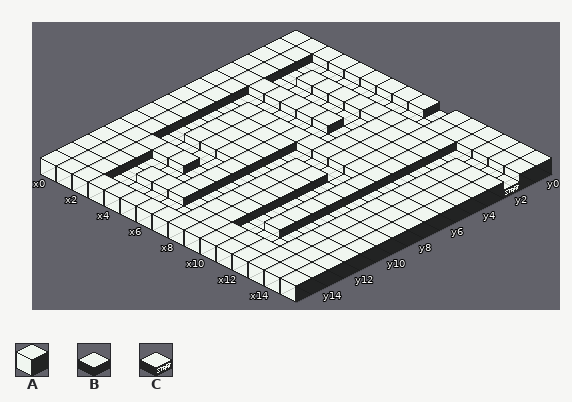
A Tiled map (JSON) gets an edit: assets/map1.tmj. Above, as it was before the edit.
Cells are 32x16 px. Isometric: x runs down to the right, y down to the left. Shown: x 0..15, y 0..15.
Key: from "isosheet": A 0, B 18 "track", C 19 "track_start".
_ is an empty cell.
Layer "Tile Layer 1" before, first column x 0:
 0 AAAAAAAAABAAAAAA
 1 AABBBBBBBBAAAAAA
 2 AABAAAAAAAAABBBC
 3 AABBBBBBAAAABAAA
 4 AAAAAAABAAAABAAA
 5 AABBBBBBAAAABAAA
 6 AABAAAAAAAAABAAA
 7 AABAAAABBBBABAAA
 8 AABAAAABAABABAAA
 9 AABAAAABAABABAAA
10 AABBBBABAABABAAA
11 AAAAABABAABABAAA
12 AAABBBABAABABAAA
13 AAABAAABAABBBAAA
14 AAABBBBBAAAAAAAA
15 AAAAAAAAAAAAAAAA
After:
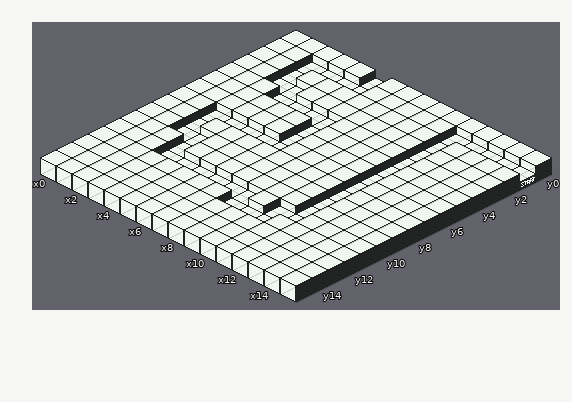
Change:
Changed rows in their new state; . is an unchanged cell.
Layer "Tile Layer 1":
first column x 2:
 0 ...B...A......
 1 ....AAAA.BBBBC
 2 .........BAAAA
 3 ..AAAA...BA...
 4 .BBBBA...BA...
 5 AAAA.A...BA...
 6 A...B....BA...
 7 .BBBBAAAABA...
 8 .....A..ABA...
 9 .B...A..ABA...
10 A.AA.A..ABA...
11 .BB.B.B..BA...
12 .AAA.ABB..A...
13 .A...A..AAA...
14 .AAAAA........
